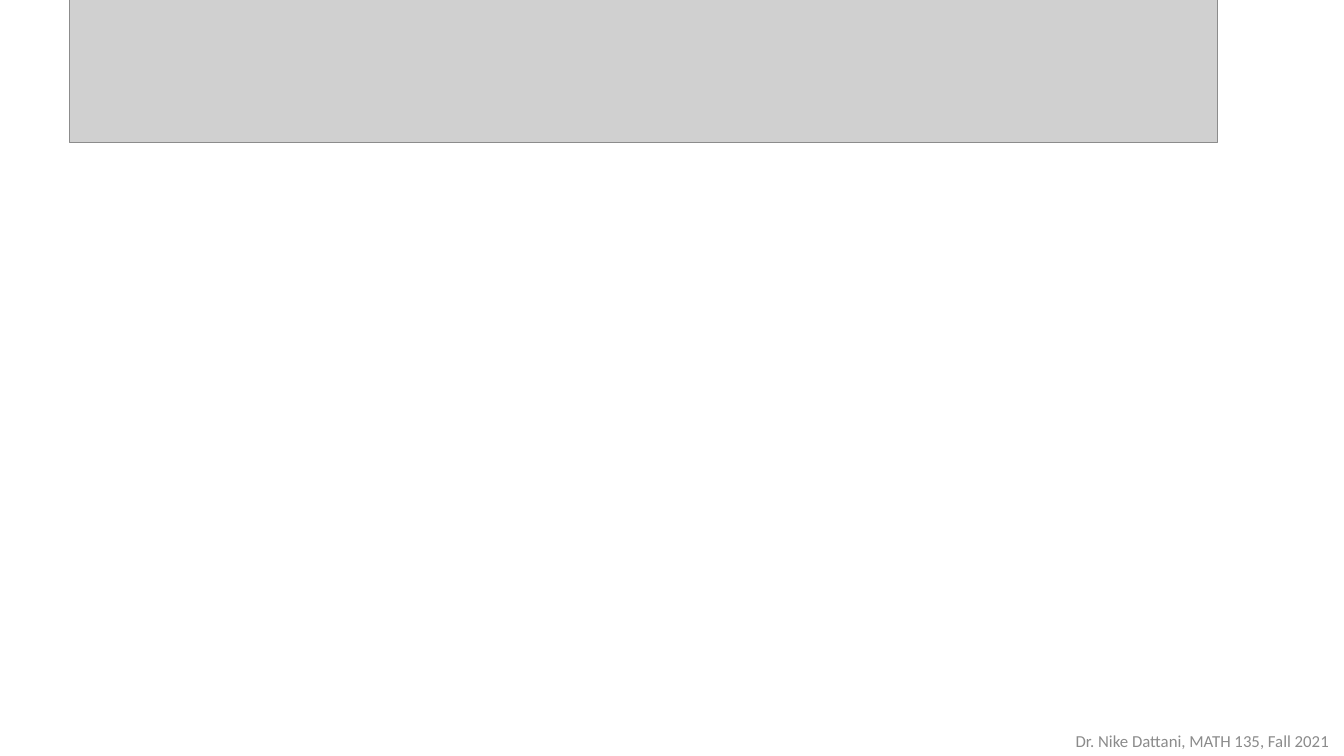
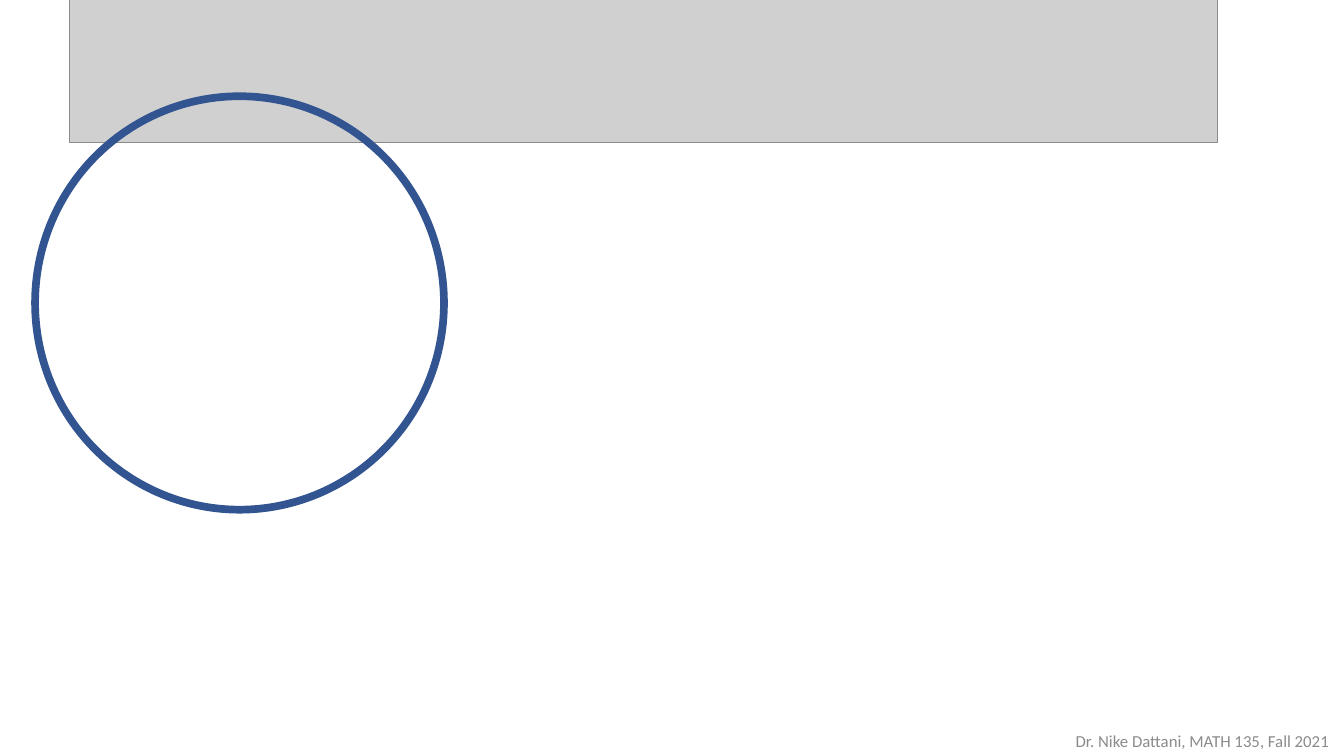
Before and after one commit to ndattani/Lecture_Notes, a slide deck: slide 12 of University_of_Waterloo/Fall_2021/MATH135/UW_Fall2021_MATH135_Lecture14.pptx (slide 14 before the commit). Drawn at 1344x756 pixels with LibreOffice and Linux fonts; fonts in the diff are those of the drawing; grey boxes stand for pictures; background and template pictures are left out. Boxes give left, top, right and bottom in pixels: in the first picture for what was removed or moved away, otherwise in the second. Text is boxed around its words. In the diff, an @@ line names an element or a change of style, - is before the commit and + after.

```diff
--- a/University_of_Waterloo/Fall_2021/MATH135/UW_Fall2021_MATH135_Lecture14.pptx
+++ b/University_of_Waterloo/Fall_2021/MATH135/UW_Fall2021_MATH135_Lecture14.pptx
@@ ellipse added at (x1=35, y1=97, x2=445, y2=510), outline #325491 5.5 pt @@
```
Also in this commit, not shown: 3 other slides changed, 5 slides removed, 1 other file.
